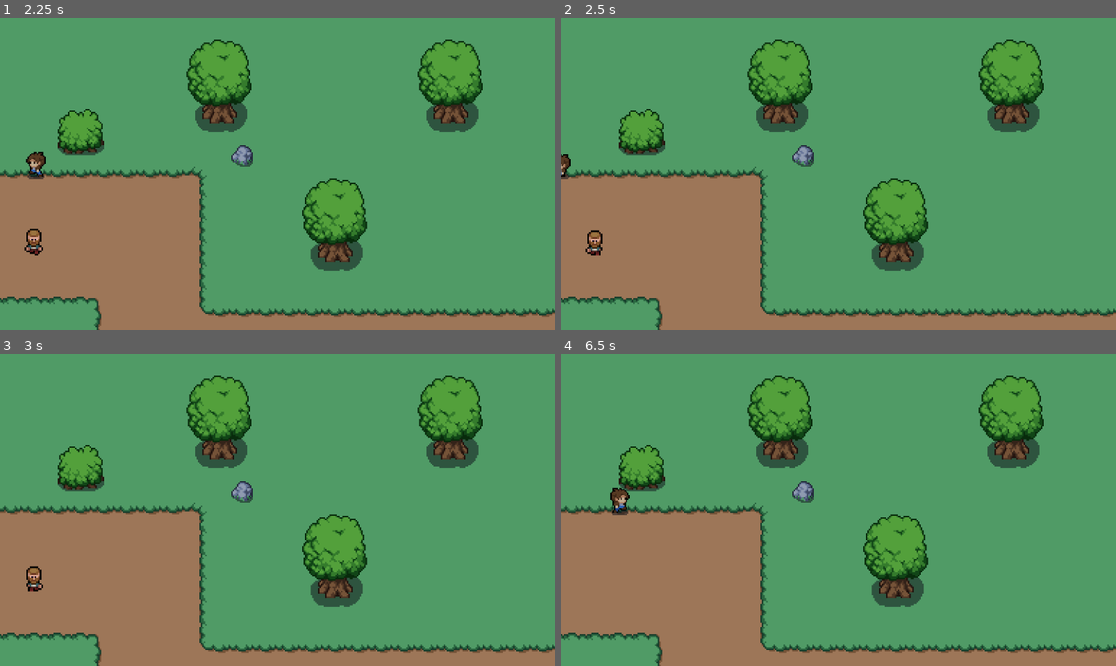
Above: before the commit, frames 1-4 (two rows, left to right).
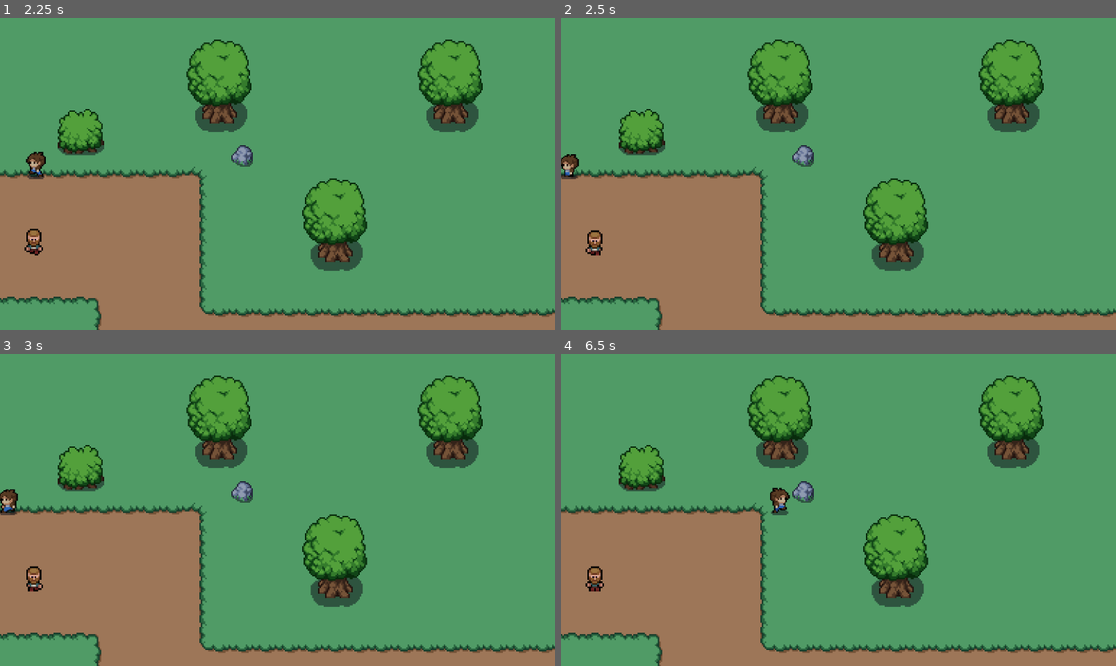
Above: after the commit, the same moments.

Repository: Manan-Coder/devil-s-kitchen
Game: Godot game, scene res://scenes/garage-out.tscn
Same seed, same stepped clock (60 frames per second), same inputs: the game is played once before the commit and once after it. This scene is started directly instead of the project's main scene.
Inputs:
- Up to frame 1 (2.25 s): tap Enter at 0.5 s; hold Up (ui_up) 0.53-2.03 s; hold Left (ui_left) from 2.03 s (still down)
- Up to frame 2 (2.5 s): keep holding Left (ui_left)
- Up to frame 3 (3 s): keep holding Left (ui_left)
- Up to frame 4 (6.5 s): release Left (ui_left) at 3.53 s; hold Down (ui_down) 3.53-4.28 s; hold Right (ui_right) 4.28-5.03 s; hold Up (ui_up) 5.03-5.78 s; hold Right (ui_right) from 5.78 s (still down)

Frame 1 is identical in both runs. In frame 2, 0.2% of the frame differs, in the area x 0-4%, y 43-52%; in frame 3, 0.2%; in frame 4, 0.7%, in the area x 4-42%, y 42-77%.

Commit message:
Added a boundary in the fifth fourth scene

Diff:
--- a/scenes/garage-out.tscn
+++ b/scenes/garage-out.tscn
@@ -1151,4 +1151,10 @@
 [node name="friend" parent="." instance=ExtResource("10_nlgtg")]
 position = Vector2(24, 164)
 
+[node name="boundary" type="StaticBody2D" parent="."]
+collision_mask = 2
+
+[node name="CollisionPolygon2D" type="CollisionPolygon2D" parent="boundary"]
+polygon = PackedVector2Array(0, 0, 29, 0, 2144, 0, 2144, 992, 316, 994, 320, 1075, 223, 1094, 159, 1075, 160, 991, 0, 992, 0, 2, -12, 6, -340, 407, -401, 578, -382, 697, -368, 754, -359, 792, -202, 1273, 973, 1463, 1991, 1463, 2386, 1192, 2705, 635, 2567, 69, 2362, -130, 1844, -168, 1111, -164, 98, -154)
+
 [editable path="player"]
